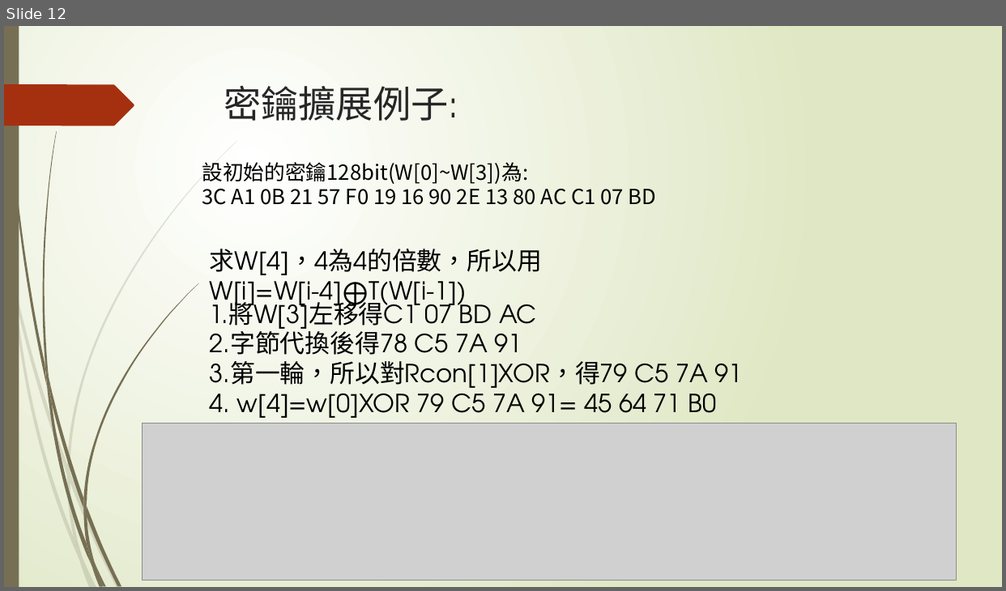
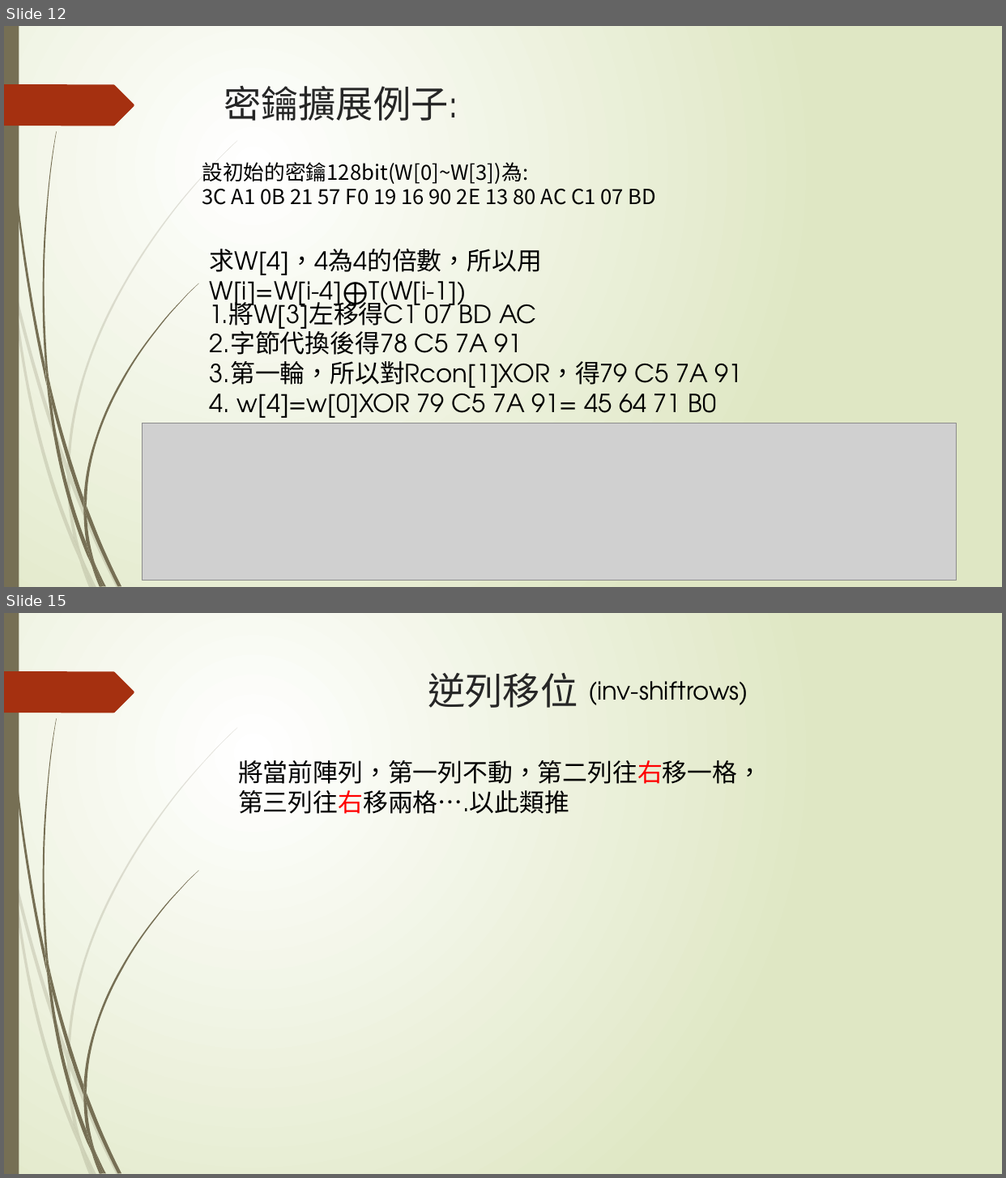
Before and after one commit to sanwich27/2019_FPGA_Design_Group4, a slide deck: final_project/AES加密&解密.pptx. Shown one above the other, each under a label of ours: slide 12 before the commit, slides 12 and 15 after it; the slides between them are not shown. The pictures are 1006x591 and 1006x1178 pixels, drawn with LibreOffice and Linux fonts; fonts in the diff are those of the drawing; grey boxes stand for pictures. Boxes give left, top, right and bottom in pixels: in the first picture for what was removed or moved away, otherwise in the second. Text is boxed around its words. In the diff, an @@ line names an element or a change of style, - is before the commit and + after.

```diff
--- a/final_project/AES加密&解密.pptx
+++ b/final_project/AES加密&解密.pptx
@@ slide 15 added at (x1=4, y1=613, x2=1002, y2=1174), background gradient #FFFFFF to #DFE8C4; not listed: 24 template elements that a slide beside it also shows @@
@@ title added at (x1=428, y1=673, x2=578, y2=708), 36 pt, text #262626 @@
+逆列移位
@@ text added at (x1=588, y1=681, x2=748, y2=705), 24 pt, text #000000 @@
+(inv-shiftrows)
@@ text added at (x1=238, y1=760, x2=762, y2=814), 24 pt, text #000000 @@
+將當前陣列，第一列不動，第二列往右移一格，
+第三列往右移兩格….以此類推
```
Also in this commit, not shown: 1 slide changed, 8 other slides added.
